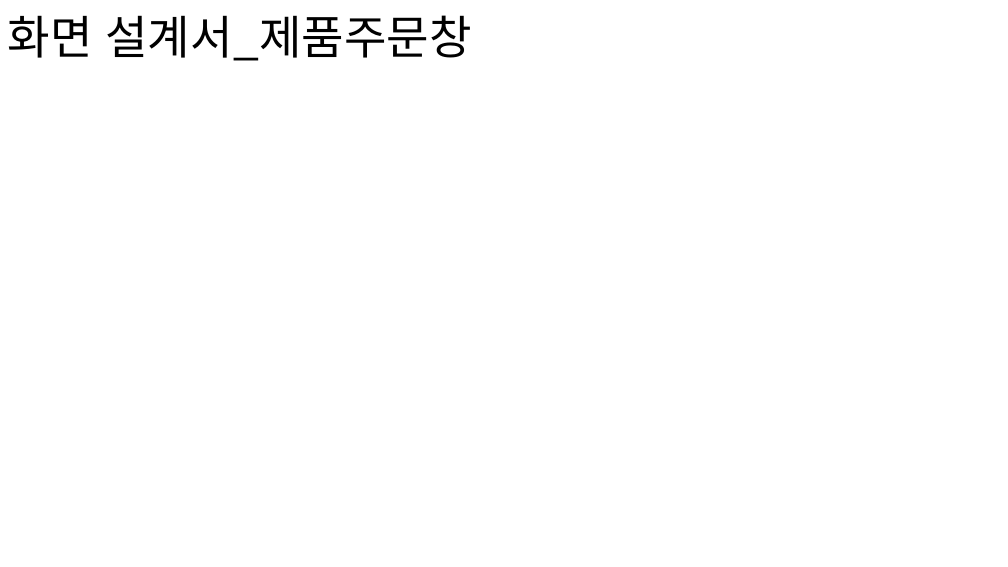
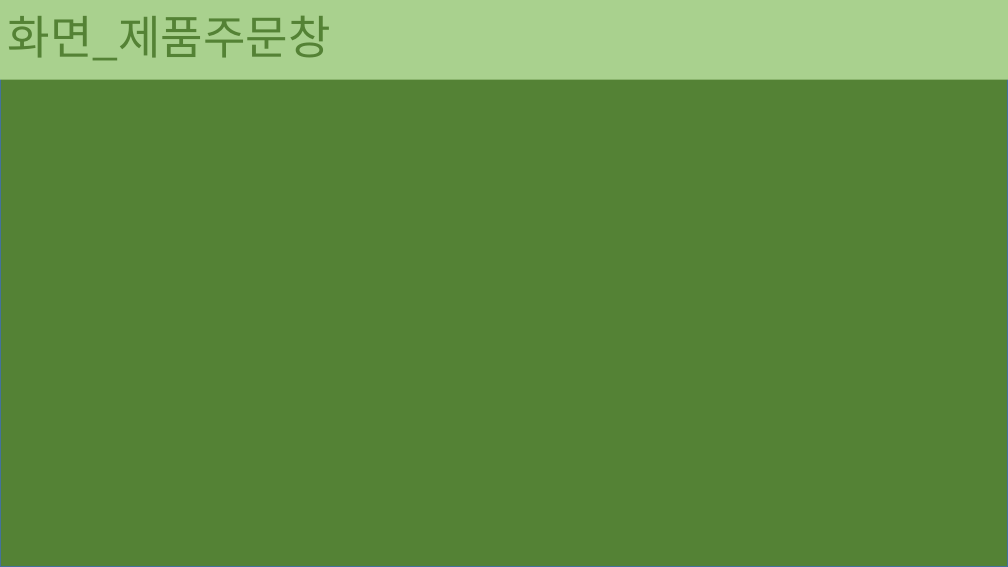
Before and after one commit to 201411096/JavaBasic, a slide deck: slide 18 of JavaBasic/src/t_teamproject/teamproject_02/document/forSubmission/포트폴리오.pptx (slide 7 before the commit). Drawn at 1008x567 pixels with LibreOffice and Linux fonts; fonts in the diff are those of the drawing; background and template pictures are left out. Boxes give left, top, right and bottom in pixels: in the first picture for what was removed or moved away, otherwise in the second. Text is boxed around its words. In the diff, an @@ line names an element or a change of style, - is before the commit and + after.

```diff
--- a/JavaBasic/src/t_teamproject/teamproject_02/document/forSubmission/포트폴리오.pptx
+++ b/JavaBasic/src/t_teamproject/teamproject_02/document/forSubmission/포트폴리오.pptx
@@ title "화면_제품주문창" resized from (x1=8, y1=15, x2=471, y2=61) to (x1=0, y1=0, x2=1008, y2=79) @@
@@ title "화면_제품주문창" at (x1=0, y1=0, x2=1008, y2=79): fill none to #A9D18E @@
@@ rectangle added at (x1=0, y1=0, x2=1008, y2=567), fill #548235, outline #43739E 1 pt @@
@@ title at (x1=8, y1=16, x2=331, y2=61): text changed; text colour #000000 to #548235 @@
-화면 설계서_제품주문창
+화면_제품주문창
```
Also in this commit, not shown: 13 other slides changed, 5 slides added, 2 slides removed, 3 other files.
